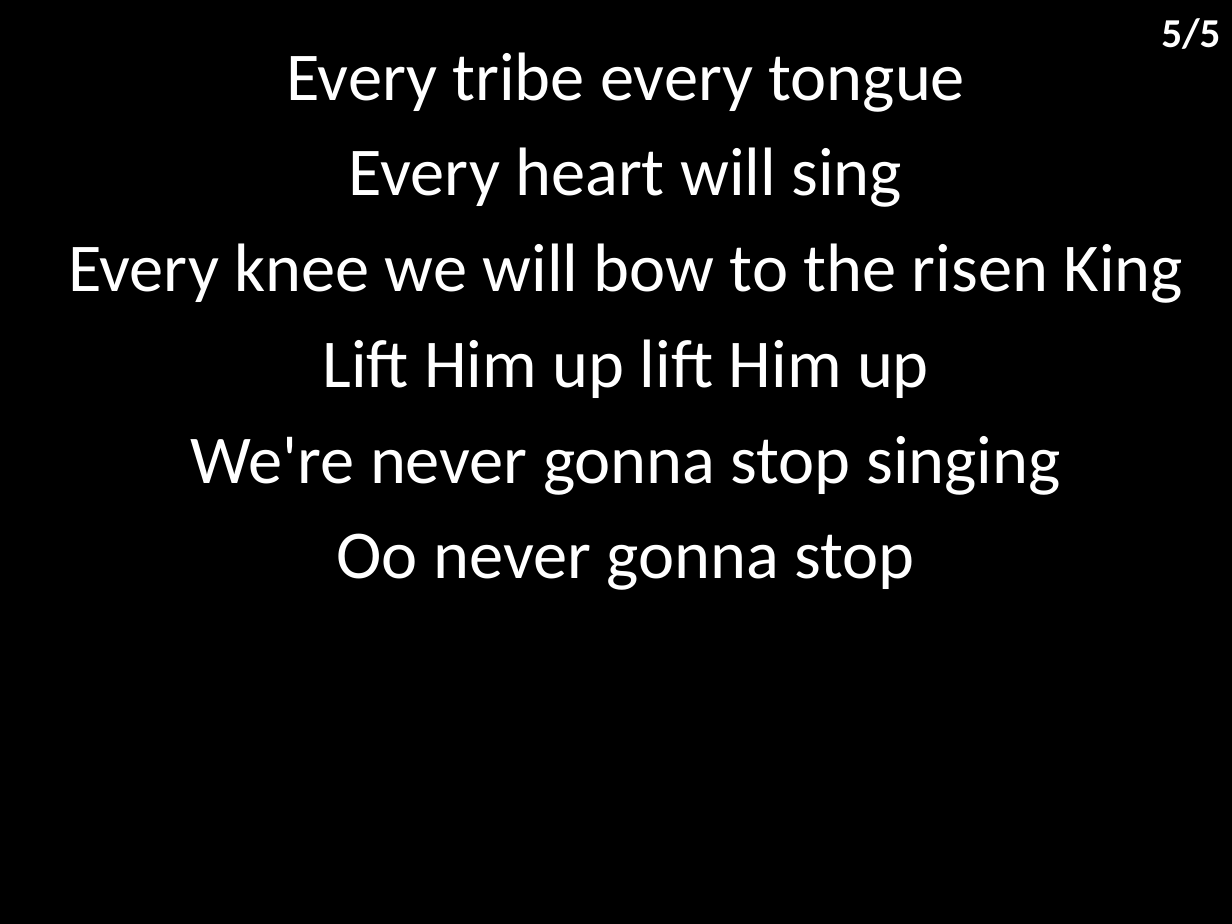
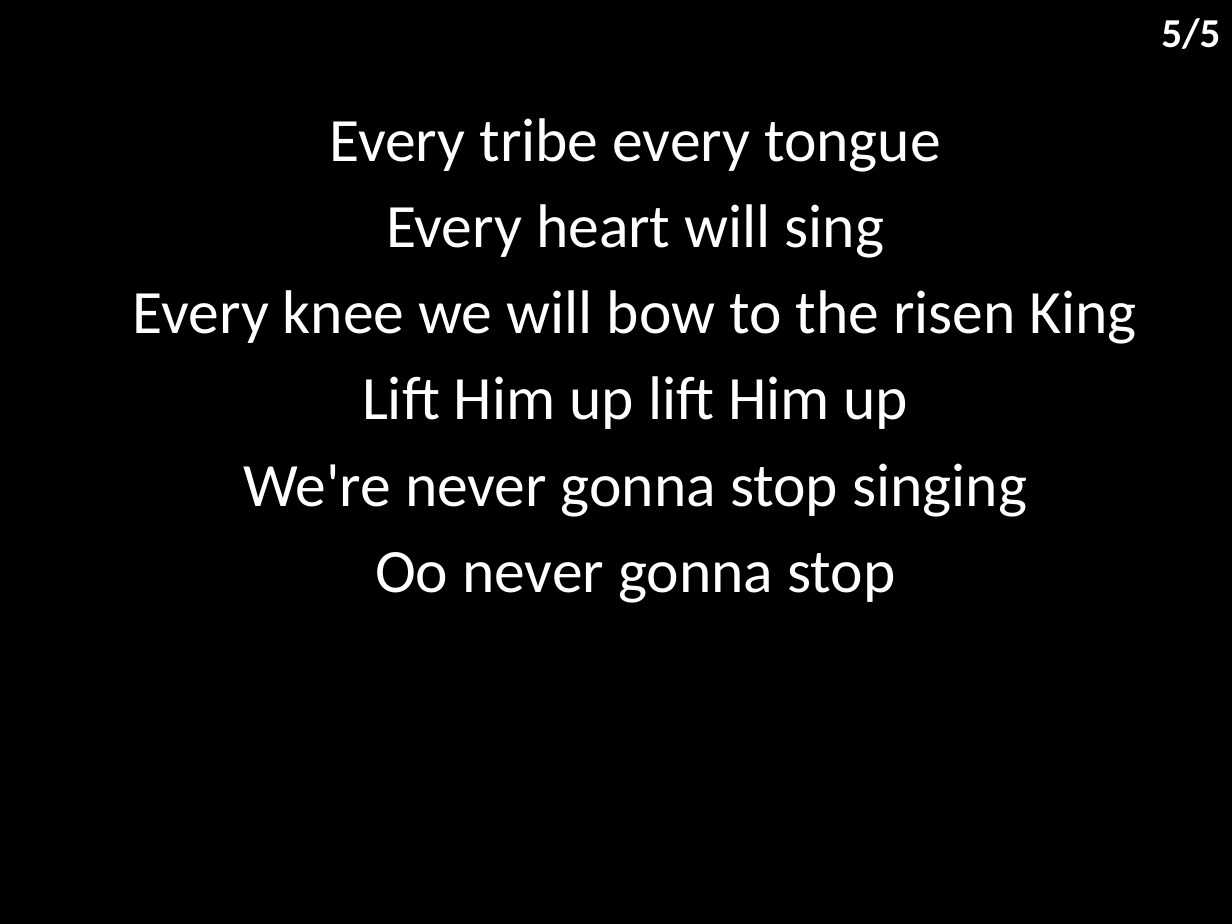
Before and after one commit to hoo-are-ya/worship, a slide deck: slide 6 of docs/songs/never gonna stop singing.pptx. Drawn at 1232x924 pixels with LibreOffice and Linux fonts; fonts in the diff are those of the drawing. Boxes give left, top, right and bottom in pixels: in the first picture for what was removed or moved away, otherwise in the second. Text is boxed around its words. In the diff, an @@ line names an element or a change of style, - is before the commit and + after.

```diff
--- a/docs/songs/never gonna stop singing.pptx
+++ b/docs/songs/never gonna stop singing.pptx
@@ subtitle "Every tribe every tongue" moved from (x1=68, y1=52, x2=1183, y2=590) to (x1=133, y1=118, x2=1137, y2=603) @@
@@ subtitle "Every tribe every tongue" at (x1=133, y1=118, x2=1137, y2=603): size 40 to 36 pt @@
```
Also in this commit, not shown: 4 other slides changed, 5 other files.
